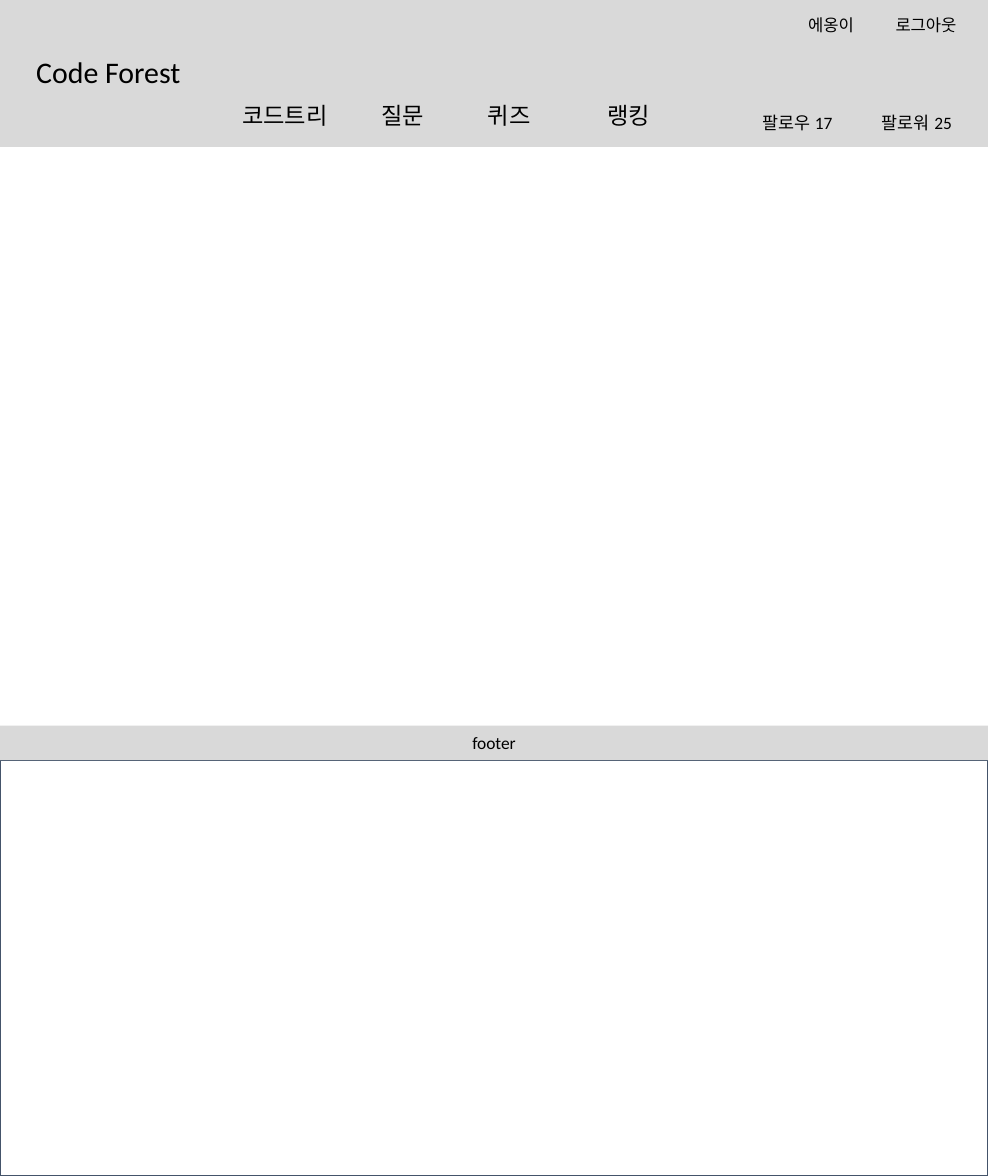
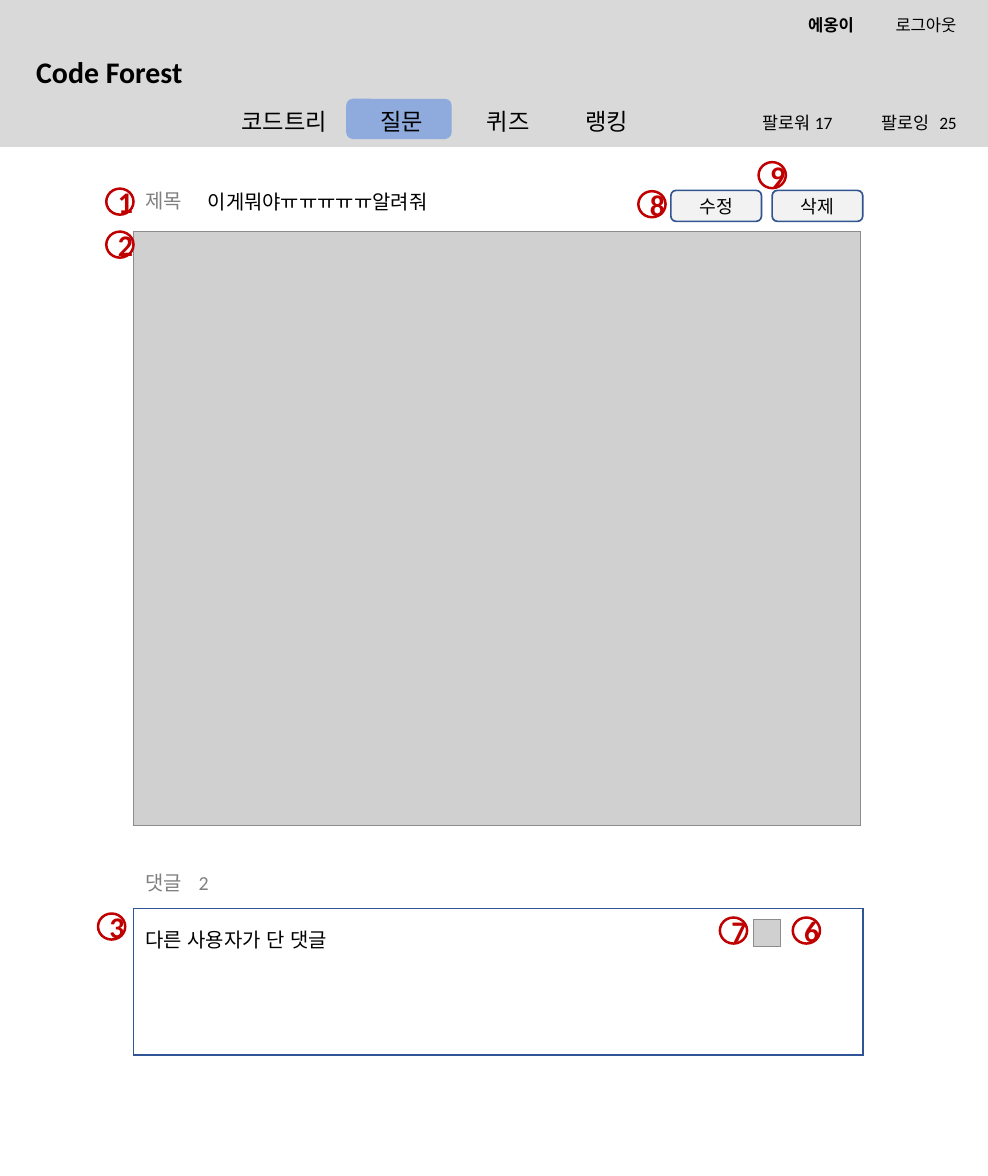
Before and after one commit to btcdd/document, a slide deck: slide 12 of 스토리보드.pptx (slide 8 before the commit). Drawn at 988x1176 pixels with LibreOffice and Linux fonts; fonts in the diff are those of the drawing; grey boxes stand for pictures; background and template pictures are left out. Boxes give left, top, right and bottom in pixels: in the first picture for what was removed or moved away, otherwise in the second. Text is boxed around its words. In the diff, an @@ line names an element or a change of style, - is before the commit and + after.

```diff
--- a/스토리보드.pptx
+++ b/스토리보드.pptx
@@ text "에옹이 로그아웃" at <box>808,17,957,33</box>: bold on in "에옹이" @@
@@ text "Code Forest" at <box>36,62,183,84</box>: bold on @@
@@ text "코드트리 질문 퀴즈 랭킹" rewrapped from <box>242,104,650,126</box> to <box>241,110,629,132</box> @@
@@ rounded rectangle added at <box>346,99,452,140</box>, fill #8FAADC @@
@@ text at <box>762,114,957,131</box>: text changed @@
-팔로우 17 팔로워 25
+팔로워 17 팔로잉 25
@@ ellipse added at <box>759,162,786,189</box>, outline #C00000 1.5 pt, 18 pt, text #C00000, bold @@
+9
@@ ellipse added at <box>106,189,134,215</box>, outline #C00000 1.5 pt, 18 pt, text #C00000, bold @@
+1
@@ text added at <box>145,191,182,210</box>, 12 pt, text #808080 @@
+제목
@@ text added at <box>208,192,428,211</box>, 12 pt, text #000000 @@
+이게뭐야ㅠㅠㅠㅠㅠ알려줘
@@ ellipse added at <box>638,191,665,217</box>, outline #C00000 1.5 pt, 18 pt, text #C00000, bold @@
+8
@@ rounded rectangle added at <box>670,190,761,221</box>, fill #F2F2F2, outline #325491 1 pt, 11 pt, text #000000 @@
+수정
@@ rounded rectangle added at <box>772,190,863,221</box>, fill #F2F2F2, outline #325491 1 pt, 11 pt, text #000000 @@
+삭제
@@ ellipse added at <box>106,232,134,258</box>, outline #C00000 1.5 pt, 18 pt, text #C00000, bold @@
+2
@@ rectangle added at <box>134,232,860,826</box>, fill #FFFFFF, outline #2F5597 1 pt @@
@@ picture added at <box>134,232,860,826</box> @@
@@ rectangle removed at <box>0,725,988,760</box> @@
@@ text removed at <box>472,737,515,749</box> @@
-footer
@@ text added at <box>145,873,209,892</box>, 12 pt, text #808080 @@
+댓글 2
@@ ellipse added at <box>98,914,125,940</box>, outline #C00000 1.5 pt, 18 pt, text #C00000, bold @@
+3
@@ rectangle: place and size @@
-rectangle at <box>0,760,988,1176</box>
+rectangle at <box>134,908,863,1055</box>
@@ rectangle at <box>134,908,863,1055</box>: fill none to #FFFFFF; outline #44546A 1.5 pt to #2F5597 1 pt @@
@@ ellipse added at <box>719,918,747,944</box>, outline #C00000 1.5 pt, 18 pt, text #C00000, bold @@
+7
@@ picture added at <box>753,919,780,946</box> @@
@@ ellipse added at <box>792,918,820,944</box>, outline #C00000 1.5 pt, 18 pt, text #C00000, bold @@
+6
@@ text added at <box>145,930,327,949</box>, 12 pt, text #000000 @@
+다른 사용자가 단 댓글
```
Also in this commit, not shown: 10 other slides changed, 21 slides added, 2 slides removed.
